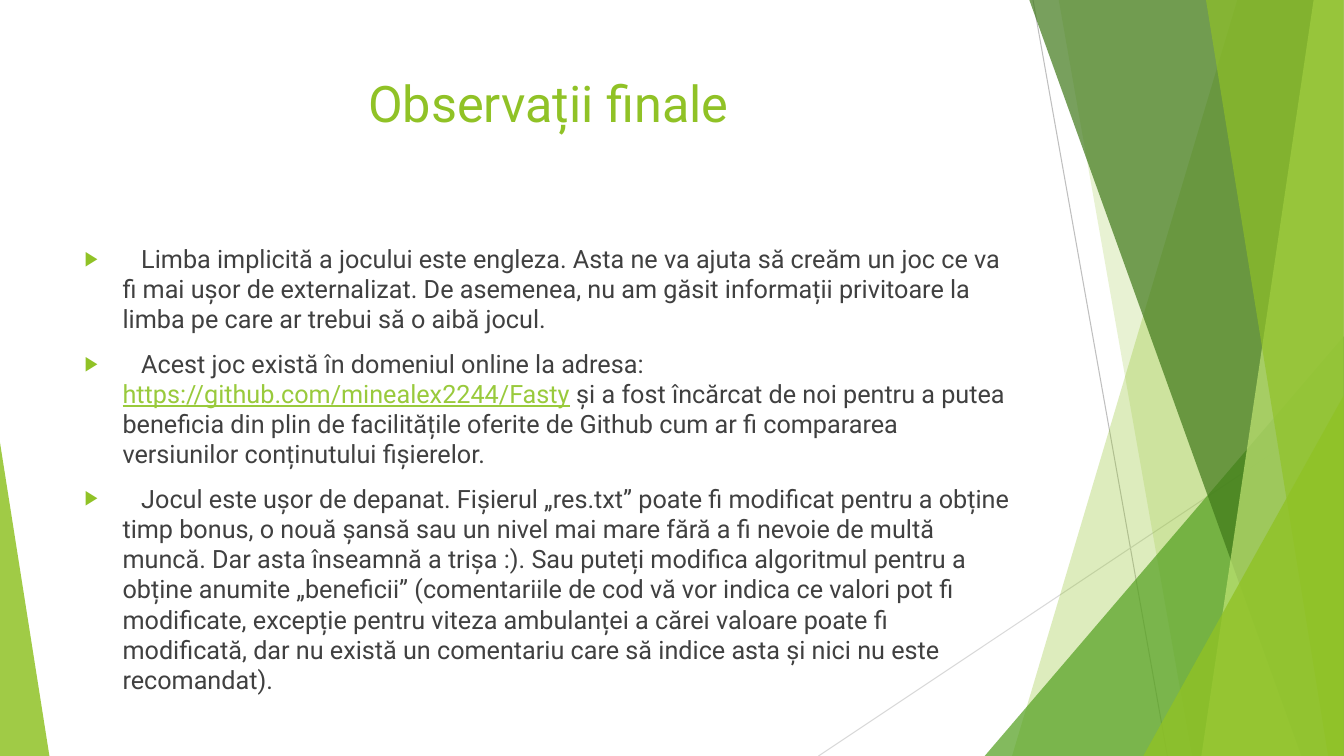
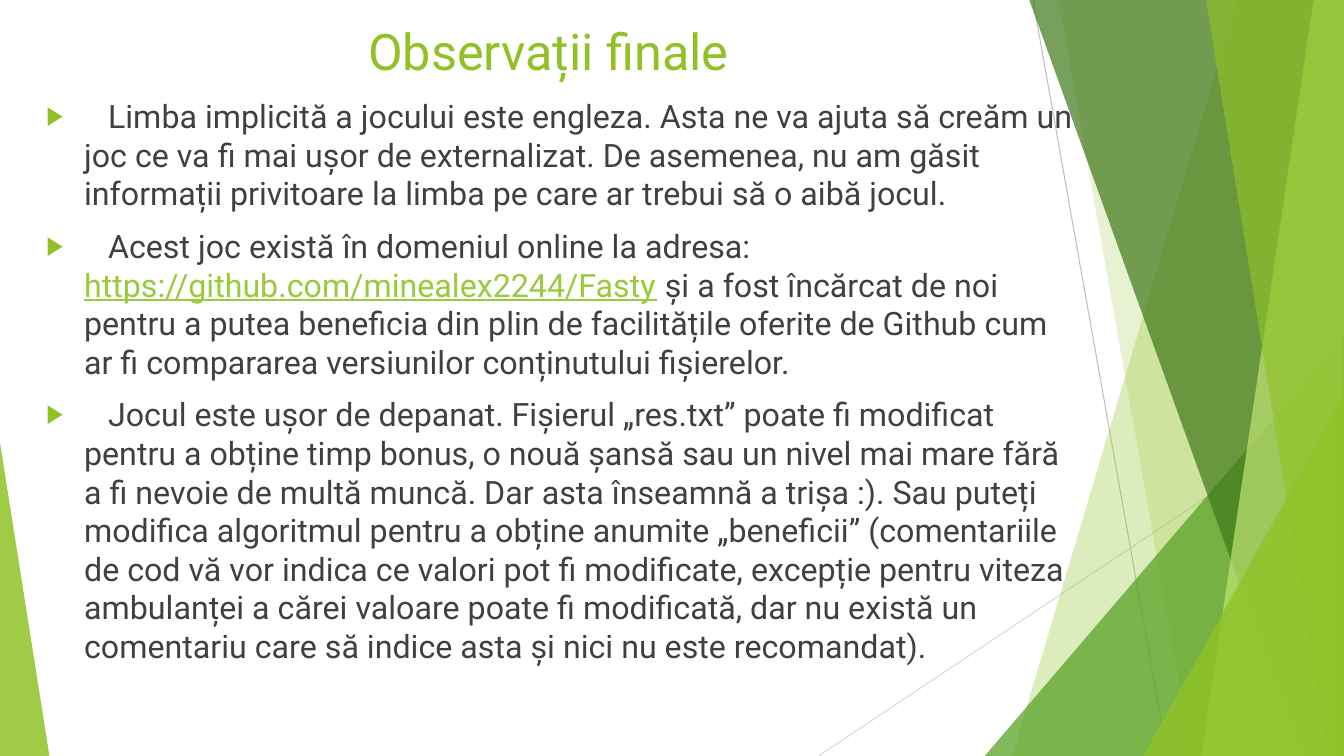
Before and after one commit to minealex2244/Fasty, a slide deck: slide 6 of Fasty.pptx. Drawn at 1344x756 pixels with LibreOffice and Linux fonts; fonts in the diff are those of the drawing. Boxes give left, top, right and bottom in pixels: in the first picture for what was removed or moved away, otherwise in the second. Text is boxed around its words. In the diff, an @@ line names an element or a change of style, - is before the commit and + after.

```diff
--- a/Fasty.pptx
+++ b/Fasty.pptx
@@ title "Observații finale": place and size @@
-title "Observații finale" at <box>368,83,728,134</box>
+title "Observații finale" at <box>368,31,728,82</box>
@@ text "Limba implicită a jocului este ...": place and size @@
-text "Limba implicită a jocului este ..." at <box>123,249,1009,665</box>
+text "Limba implicită a jocului este ..." at <box>84,99,1072,666</box>
@@ text "Limba implicită a jocului este ..." at <box>84,99,1072,666</box>: size 18 to 23 pt @@
```
Also in this commit, not shown: 7 other slides changed.
